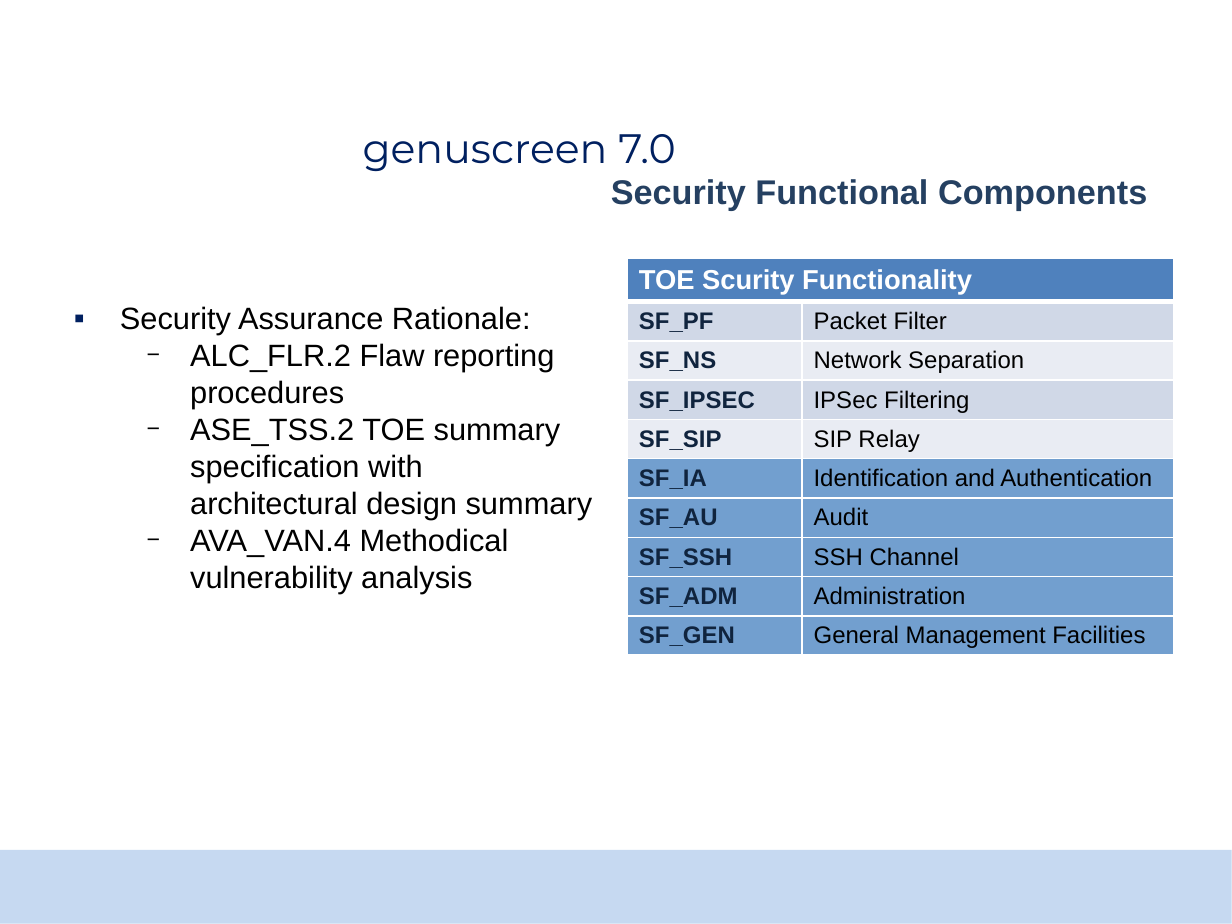
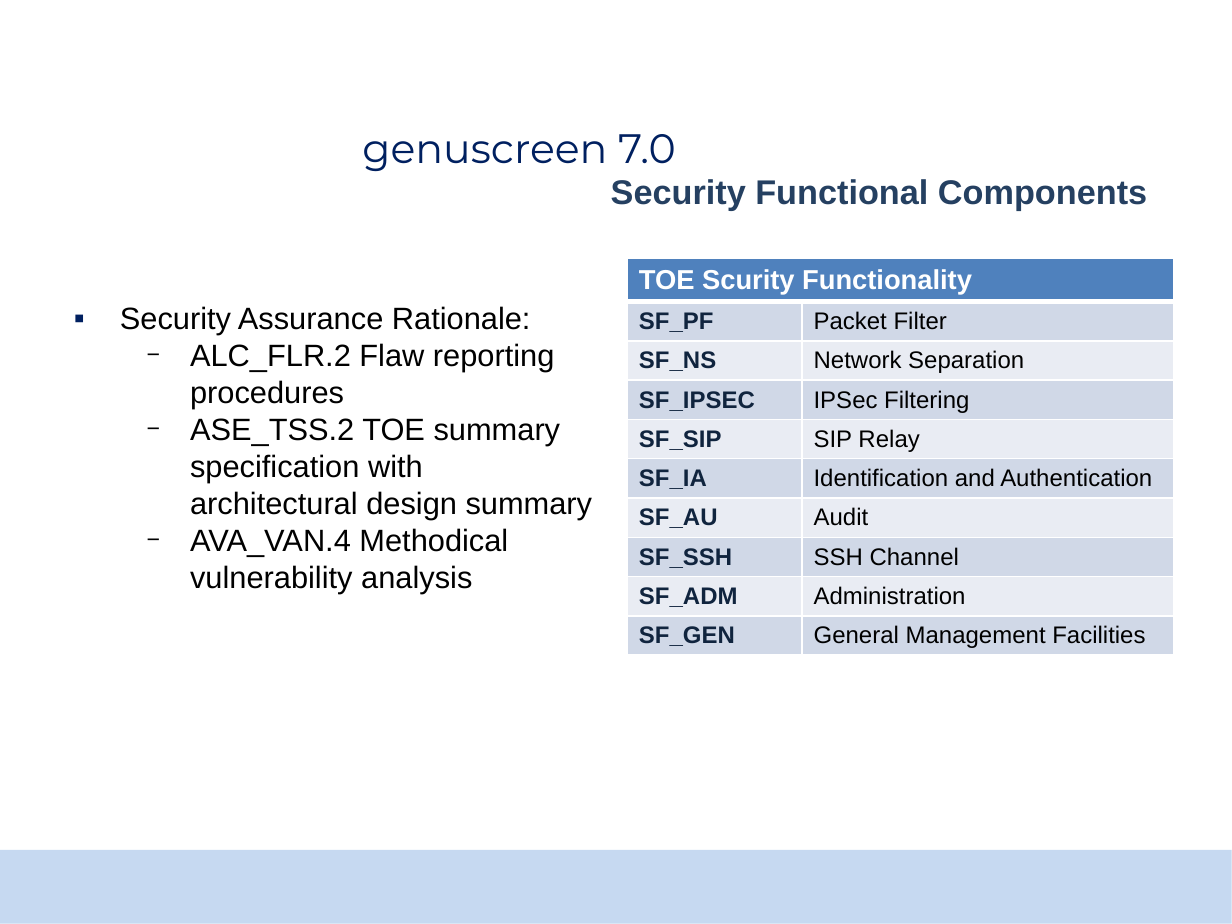
Before and after one commit to TomasMadeja/pv204_Team_Project_Supercalifragilisticexpialidocious, a slide deck: slide 9 of certificate_analysis/pv204_project_report.pptx. Drawn at 1232x924 pixels with LibreOffice and Linux fonts; fonts in the diff are those of the drawing; background and template pictures are left out. Boxes give left, top, right and bottom in pixels: in the first picture for what was removed or moved away, otherwise in the second. Text is boxed around its words. In the diff, an @@ line names an element or a change of style, - is before the commit and + after.

```diff
--- a/certificate_analysis/pv204_project_report.pptx
+++ b/certificate_analysis/pv204_project_report.pptx
@@ table at (x1=627, y1=259, x2=1173, y2=655) @@
@@ fill #729FCF to #D0D8E7 in 6 cells @@
@@ fill #729FCF to #E9ECF3 in 4 cells @@
```
Also in this commit, not shown: 2 other slides changed, 1 slide added, 1 other file.
